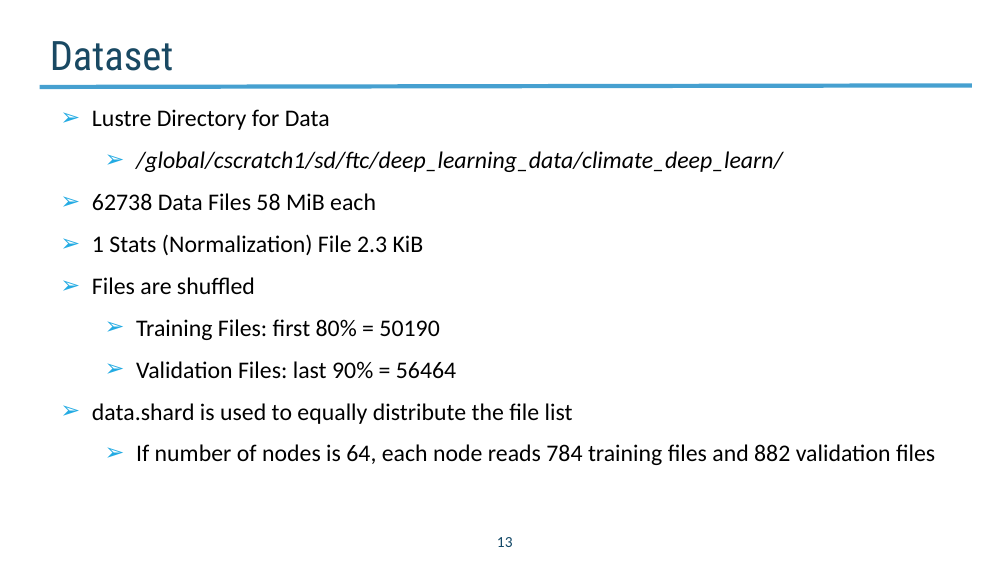
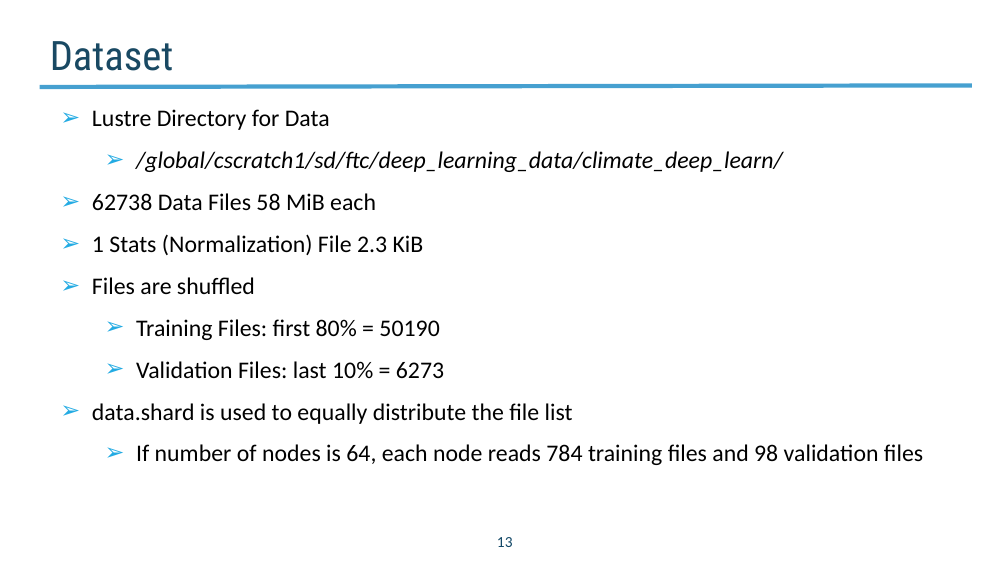
Before and after one commit to NERSC/DL-Parallel-IO, a slide deck: slide 13 of related_works/summary_slides/Project_Progress_20180713.pptx. Drawn at 1008x567 pixels with LibreOffice and Linux fonts; fonts in the diff are those of the drawing; background and template pictures are left out. Boxes give left, top, right and bottom in pixels: in the first picture for what was removed or moved away, otherwise in the second. Text is boxed around its words. In the diff, an @@ line names an element or a change of style, - is before the commit and + after.

Commit message:
Correct slides on the number of validation files in the climate data benchmark

```diff
--- a/related_works/summary_slides/Project_Progress_20180713.pptx
+++ b/related_works/summary_slides/Project_Progress_20180713.pptx
@@ text at <box>136,361,444,378</box>: text changed @@
-  ➢ Validation Files: last 90% = 56464
+  ➢ Validation Files: last 10% = 6273
@@ text at <box>136,444,923,465</box>: text changed @@
-  ➢ If number of nodes is 64, each node reads 784 training files and 882 validation files
+  ➢ If number of nodes is 64, each node reads 784 training files and 98 validation files
```
